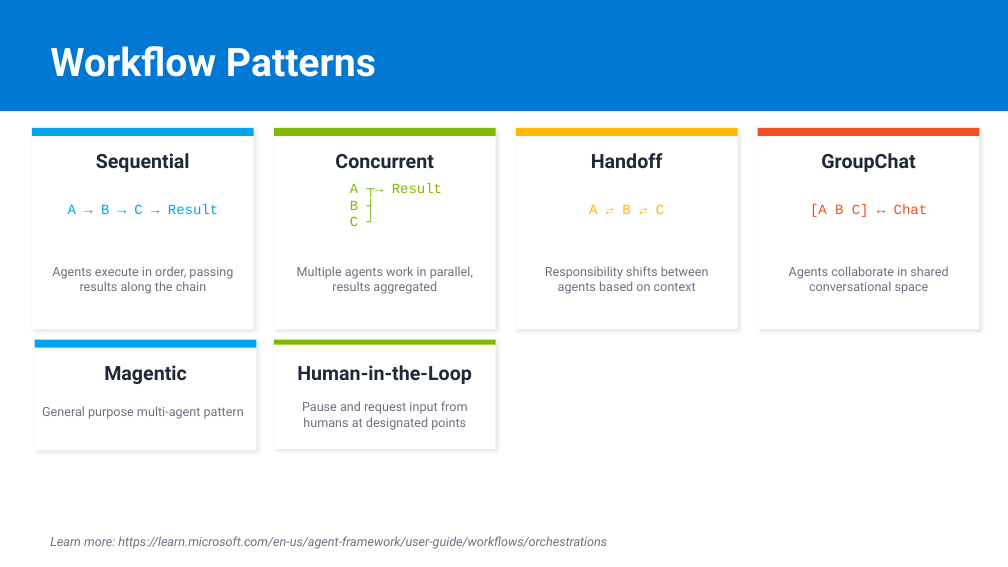
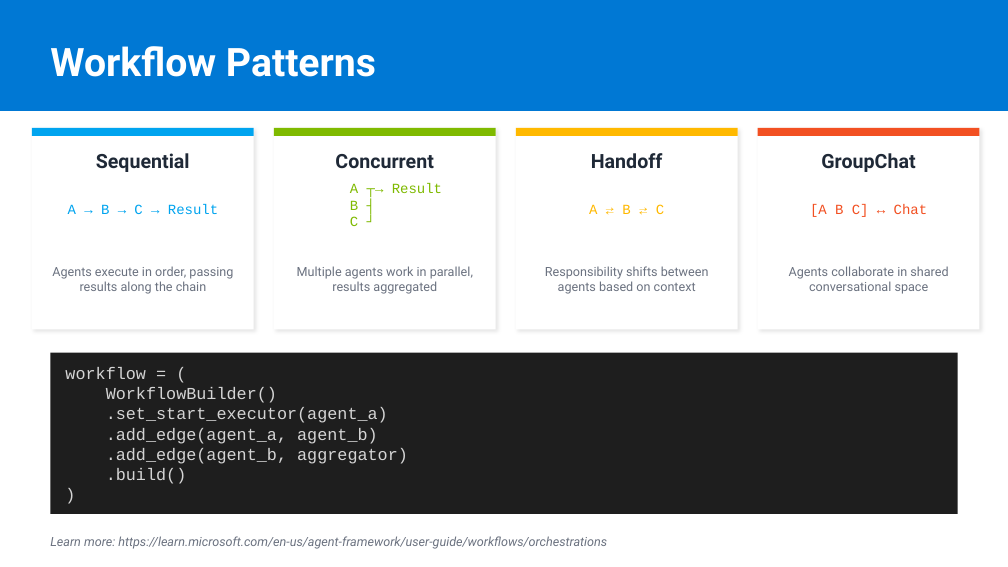
Before and after one commit to JinLee794/AgentFrameworkLabs, a slide deck: slide 9 of agent-framework-workshop.pptx (slide 6 before the commit). Drawn at 1008x567 pixels with LibreOffice and Linux fonts; fonts in the diff are those of the drawing. Boxes give left, top, right and bottom in pixels: in the first picture for what was removed or moved away, otherwise in the second. Text is boxed around its words. In the diff, an @@ line names an element or a change of style, - is before the commit and + after.

Commit message:
Add README and enhance agent framework with new features
- Created README.md for project overview and lab instructions.
- Updated agui_server.py to improve environment variable handling and agent registration.
- Added new _agui_server.py and _main.py files for enhanced server functionality.
- Introduced agui_client.py for AG-UI client with tool event handling.
- Enhanced lab1-agent-basics.ipynb with execution outputs and examples.
- Implemented middleware for logging and security in agent execution.
- Added support for thread serialization and memory persistence in agent conversations.

```diff
--- a/agent-framework-workshop.pptx
+++ b/agent-framework-workshop.pptx
@@ rectangle removed at (34,340,256,451) @@
@@ rectangle removed at (34,340,256,348) @@
@@ rectangle added at (50,353,958,514), fill #1E1E1E @@
@@ rectangle removed at (274,340,496,449) @@
@@ rectangle removed at (274,340,496,345) @@
@@ text added at (65,367,408,484), 12 pt, text #D4D4D4 @@
+workflow = (
+WorkflowBuilder()
+.set_start_executor(agent_a)
+.add_edge(agent_a, agent_b)
+.add_edge(agent_b, aggregator)
+.build()
+)
@@ text removed at (104,365,187,384) @@
-Magentic
@@ text removed at (297,365,472,384) @@
-Human-in-the-Loop
@@ text removed at (42,406,244,419) @@
-General purpose multi-agent pattern
@@ text removed at (302,401,468,430) @@
-Pause and request input from humans at designated points
```
Also in this commit, not shown: 3 other slides changed, 3 slides added, 6 other files.
